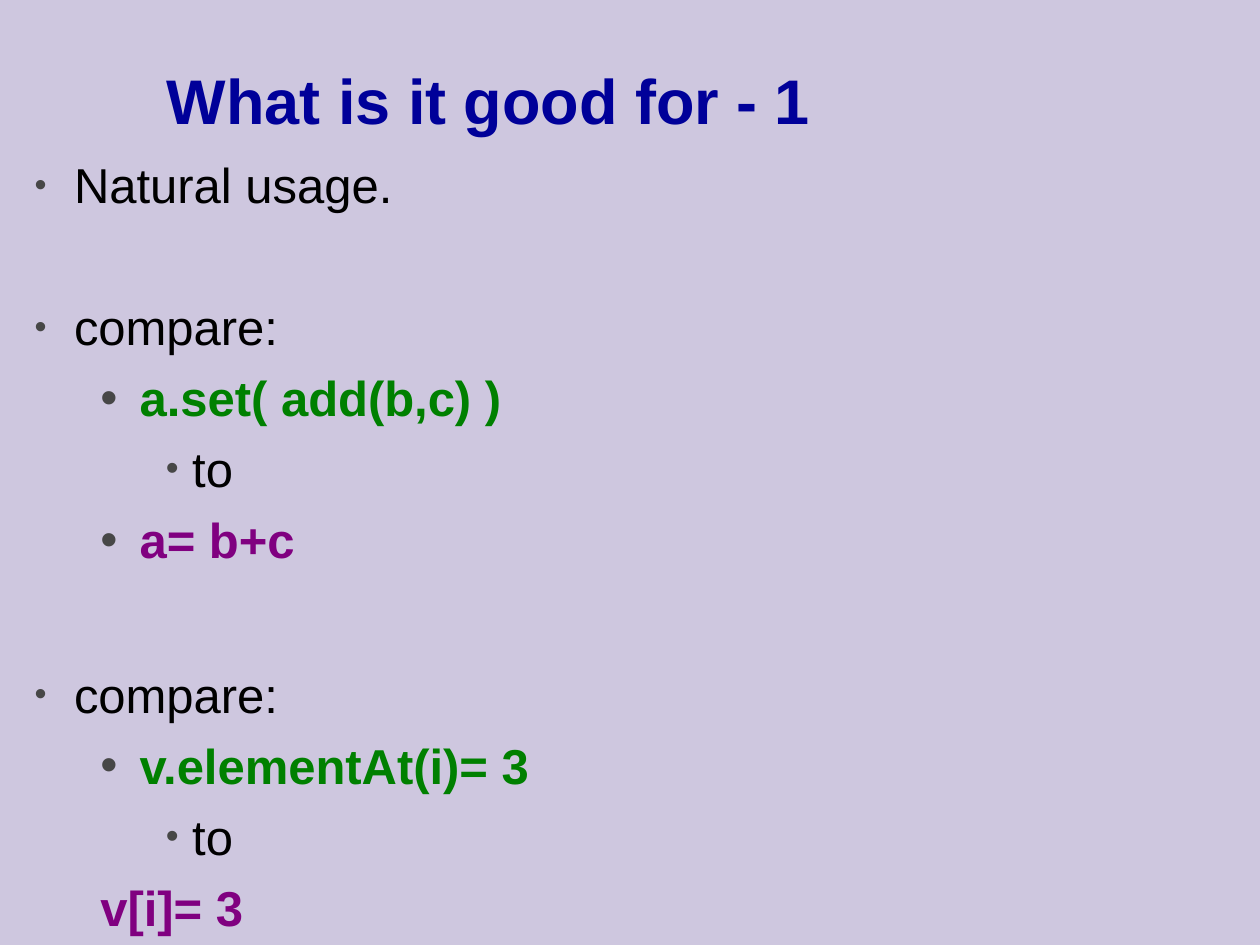
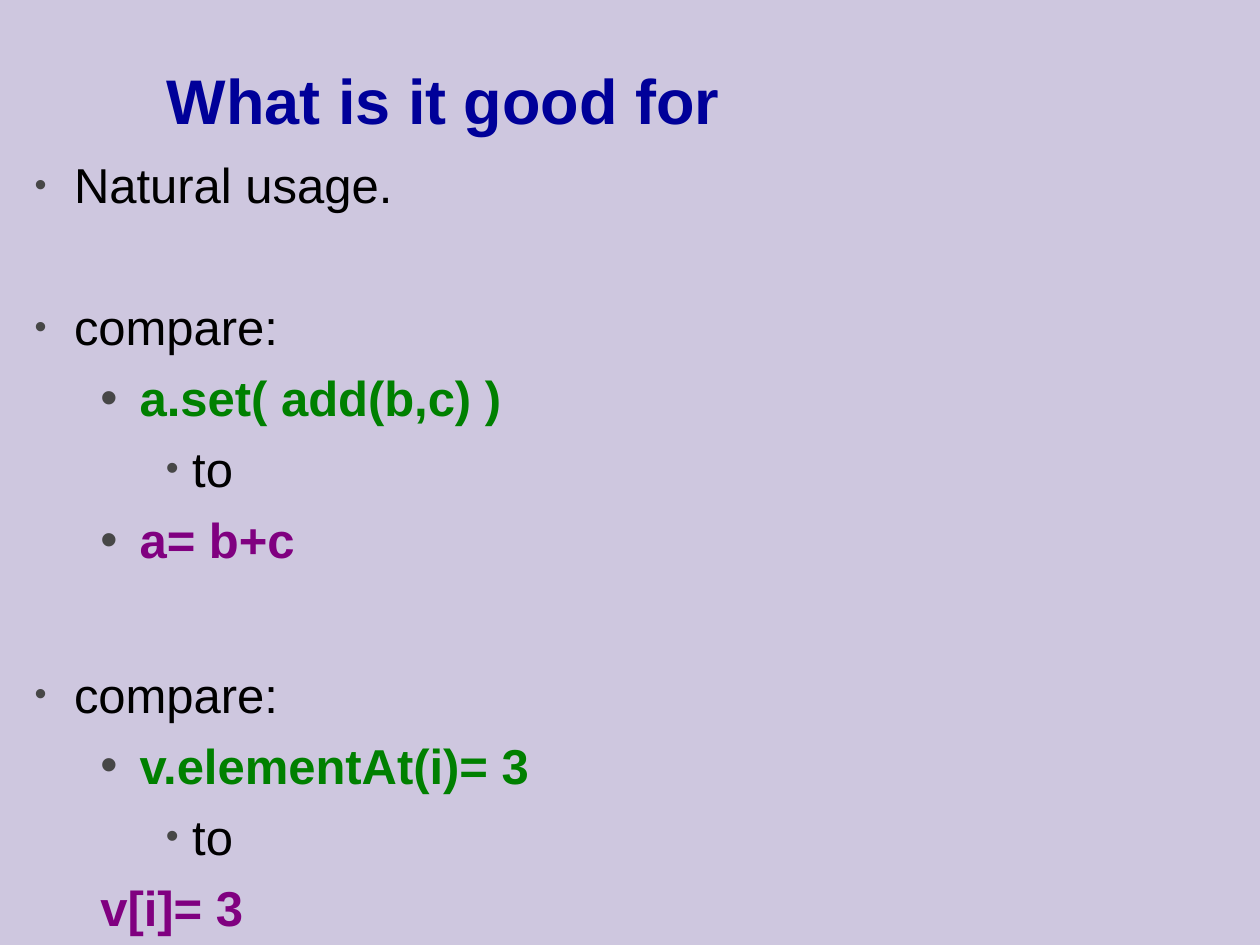
Before and after one commit to cpp-at-ariel/cpp-5779, a slide deck: slide 5 of 04-const-friend-operators/slides-2-operators.odp (slide 3 before the commit). Drawn at 1260x945 pixels with LibreOffice and Linux fonts; fonts in the diff are those of the drawing. Boxes give left, top, right and bottom in pixels: in the first picture for what was removed or moved away, otherwise in the second. Text is boxed around its words. In the diff, an @@ line names an element or a change of style, - is before the commit and + after.

```diff
--- a/04-const-friend-operators/slides-2-operators.odp
+++ b/04-const-friend-operators/slides-2-operators.odp
@@ title at box(167, 78, 719, 136): text changed @@
-What is it good for - 1
+What is it good for
```
Also in this commit, not shown: 6 other slides changed, 2 slides added, 3 slides removed, 11 other files.
